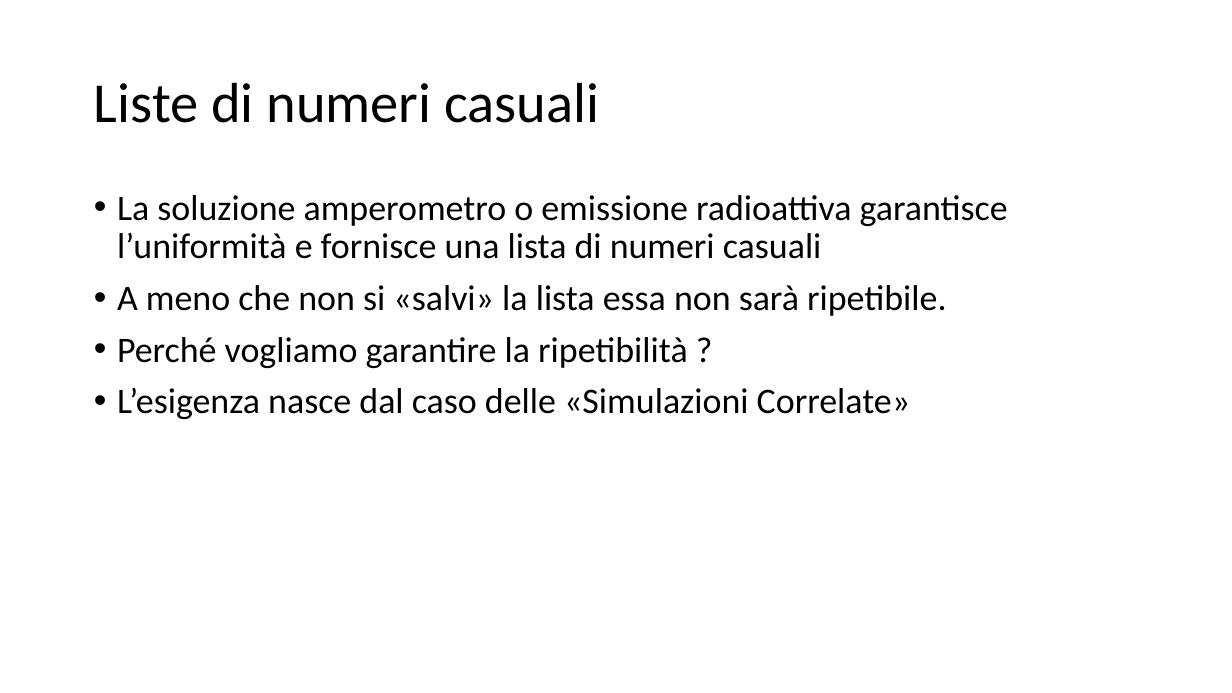
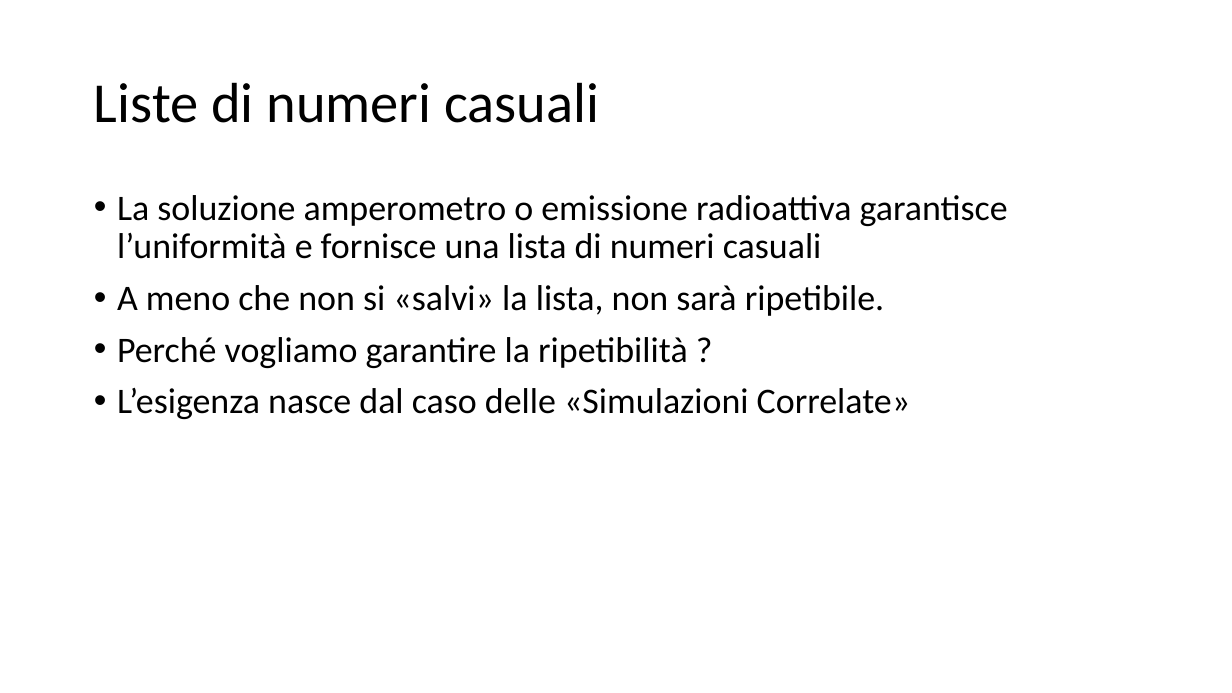
Before and after one commit to marcomonte94/Montecarlo, a slide deck: slide 13 of Slide Corso Metodi Montecarlo.pptx. Drawn at 1232x693 pixels with LibreOffice and Linux fonts; fonts in the diff are those of the drawing. Boxes give left, top, right and bottom in pixels: in the first picture for what was removed or moved away, otherwise in the second. Text is boxed around its words. In the diff, an @@ line names an element or a change of style, - is before the commit and + after.

```diff
--- a/Slide Corso Metodi Montecarlo.pptx
+++ b/Slide Corso Metodi Montecarlo.pptx
@@ text at (117, 285, 884, 316): text changed @@
-• A meno che non si «salvi» la lista essa non sarà ripetibile.
+• A meno che non si «salvi» la lista, non sarà ripetibile.
```
Also in this commit, not shown: 8 other slides changed, 18 slides added, 3 other files.
